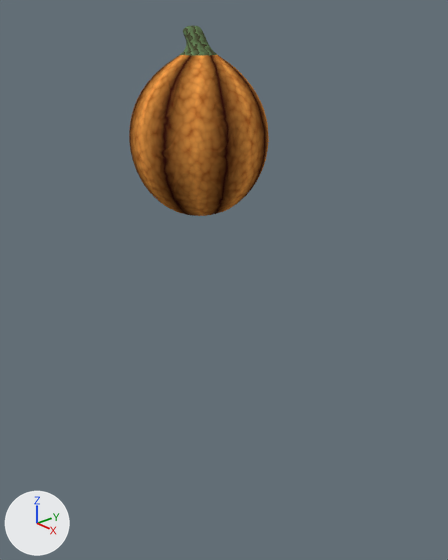
Renders of the Blender file projects/marloth/client/assets/blend/models/person.blend from each side of a commit.
Camera for both pictures: a camera (50 mm lens) standing at (2.3, -1.84, 2.55) and looking at (0.06, 0.1, 1.34). Lighting does not change. The marker at lower left points along +X, +Y and +Z.

In view in the first picture: 'pumpkin-head'.
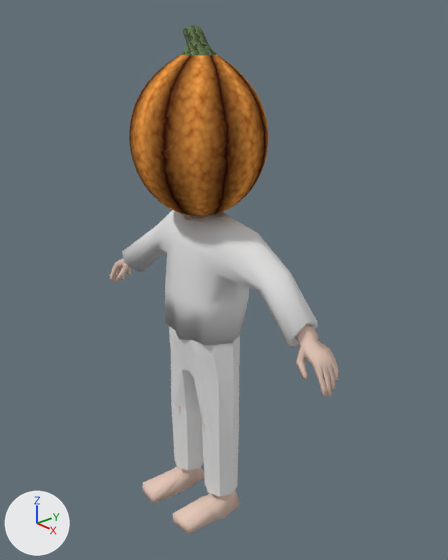
Changed parts and their boxes (x1, y1, x2, y2) in the pictures (448 x 560 px):
'shirt', shown: after (122, 210, 318, 348)
'pants', shown: after (169, 326, 240, 497)
'person-body', shown (beige): after (110, 215, 338, 534)

What changed in the scene script:
```text
Change ob_shirt:
    remove ob_shirt.hide_set(True)  # its collection is switched off
Change ob_person_body:
    remove ob_person_body.hide_set(True)  # its collection is switched off
Change ob_pants:
    remove ob_pants.hide_set(True)  # its collection is switched off
```
